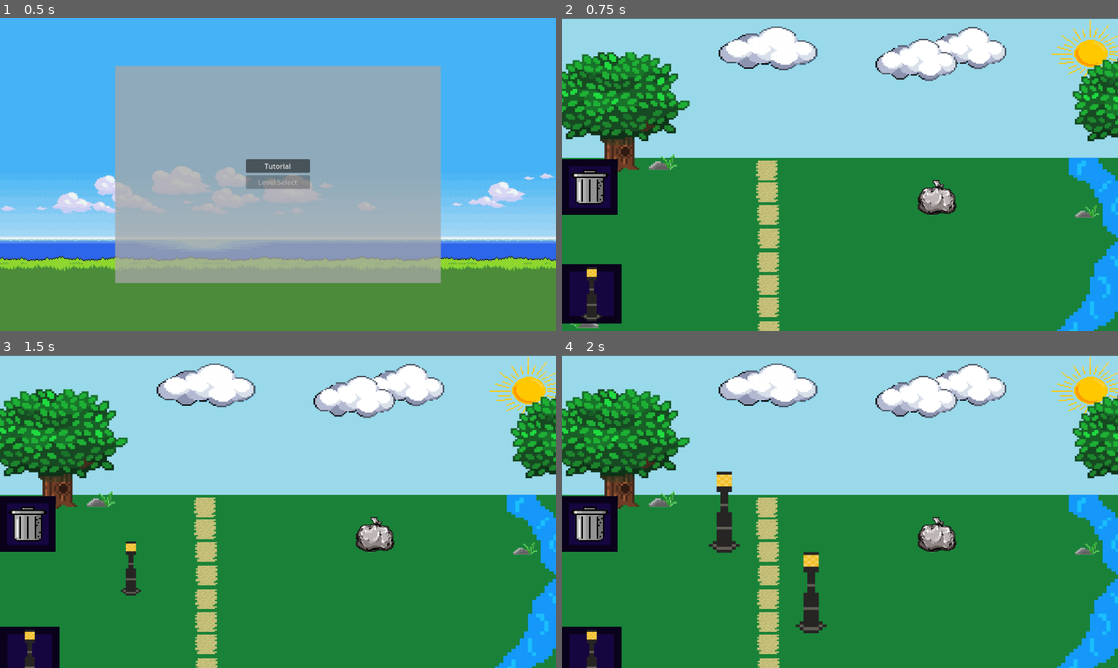
Above: before the commit, frames 1-4 (two rows, left to right).
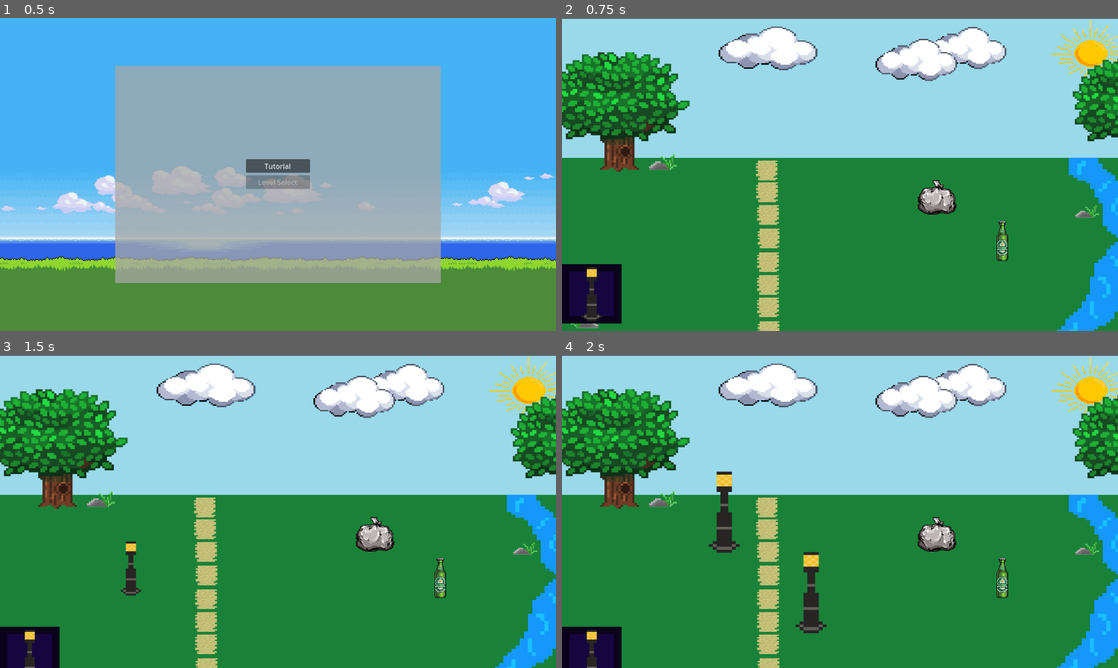
Above: after the commit, the same moments.

Repository: SkinnyJeansPear/PX-Group-2-Repo
Game: Godot game, scene res://Scenes/main_menu.tscn
The game is run twice, just before and just after one commit, with the same random seed, the same clock (stepped at 60 frames per second) and the same inputs.
Inputs (mouse positions are in pixels of both pictures, inside the frame that each line leads up to):
- Up to frame 1 (0.5 s): no input
- Up to frame 2 (0.75 s): click "Tutorial" at 0.5 s
- Up to frame 3 (1.5 s): tap Enter at 1.25 s; drag from (27, 630) to (333, 442) at 1.27 s
- Up to frame 4 (2 s): no input

Frame 1 is identical in both runs. In frame 2, 2.0% of the frame differs, in the area x 0-81%, y 45-78%; in frame 3, 2.0%; in frame 4, 2.0%.

Commit message:
Objects can now be removed
Objects that are already in the scene can now be moved to the trash

Diff:
--- a/Scenes/Levels/Test.tscn
+++ b/Scenes/Levels/Test.tscn
@@ -6,8 +6,12 @@
 [ext_resource type="Texture2D" uid="uid://bbsbys4jklfvc" path="res://Assests/Grid.png" id="2_jrtxw"]
 [ext_resource type="Texture2D" uid="uid://bqeiso0gw3hd" path="res://Assests/lamp.png" id="3_jrtxw"]
 [ext_resource type="Texture2D" uid="uid://c6g7jxggoguoa" path="res://Assests/box.png" id="3_pdb2y"]
+[ext_resource type="Script" uid="uid://brkth37eoghxi" path="res://Scripts/garbage.gd" id="3_yo840"]
+[ext_resource type="Texture2D" uid="uid://nhwpqa50j0km" path="res://Assests/Alchoholic Glass Bottle.png" id="4_6h7jm"]
 [ext_resource type="Script" uid="uid://df4dud7inlen8" path="res://Scripts/object.gd" id="4_jrtxw"]
+[ext_resource type="Script" uid="uid://bsfkcag68mmrt" path="res://Scripts/bottle.gd" id="5_eh4jw"]
 [ext_resource type="Texture2D" uid="uid://cn8ok36mjpaaa" path="res://Assests/Trash Can.png" id="8_yo840"]
+[ext_resource type="Script" uid="uid://bhirg7xwu1jd" path="res://Scripts/trash_bar.gd" id="9_tao1a"]
 
 [sub_resource type="TileSetAtlasSource" id="TileSetAtlasSource_pdb2y"]
 texture = ExtResource("2_jrtxw")
@@ -39,6 +43,17 @@
 offset_bottom = 478.0
 texture = ExtResource("2_detqq")
 expand_mode = 1
+script = ExtResource("3_yo840")
+
+[node name="Bottle" type="TextureRect" parent="CanvasLayer/DragLayer"]
+layout_mode = 0
+offset_left = 950.0
+offset_top = 450.0
+offset_right = 1078.0
+offset_bottom = 578.0
+texture = ExtResource("4_6h7jm")
+expand_mode = 1
+script = ExtResource("5_eh4jw")
 
 [node name="Background" type="TextureRect" parent="."]
 anchors_preset = 15
@@ -103,12 +118,14 @@
 anchors_preset = 0
 offset_right = 40.0
 offset_bottom = 40.0
+script = ExtResource("9_tao1a")
 
 [node name="TextureRect" type="TextureRect" parent="TrashBar"]
-layout_mode = 1
-offset_top = 325.0
-offset_right = 128.0
-offset_bottom = 453.0
+layout_mode = 0
+offset_left = 1350.0
+offset_top = 350.0
+offset_right = 1478.0
+offset_bottom = 478.0
 texture = ExtResource("3_pdb2y")
 
 [node name="Bin" type="TextureRect" parent="TrashBar/TextureRect"]
--- /dev/null
+++ b/Scripts/bottle.gd
@@ -0,0 +1,27 @@
+extends TextureRect
+
+var dragging := false
+var offset := Vector2.ZERO
+@onready var trash_bar := get_node("/root/Main/TrashBar")  # Adjust path to your TrashBar node
+
+func _gui_input(event):
+	if event is InputEventMouseButton and event.button_index == MOUSE_BUTTON_LEFT:
+		if event.pressed:
+			dragging = true
+			offset = get_global_mouse_position() - global_position
+			trash_bar.show_bar()
+		else:
+			dragging = false
+			if trash_bar.is_mouse_over_bin():
+				queue_free()
+			trash_bar.hide_bar()
+
+func _process(delta):
+	if dragging:
+		global_position = get_global_mouse_position() - offset
+
+		# Highlight bin if hovering over
+		if trash_bar.is_mouse_over_bin():
+			trash_bar.bin.modulate = Color(1, 0.5, 0.5)  # Light red tint
+		else:
+			trash_bar.bin.modulate = Color(1, 1, 1)  # Normal
--- /dev/null
+++ b/Scripts/garbage.gd
@@ -0,0 +1,27 @@
+extends TextureRect
+
+var dragging := false
+var offset := Vector2.ZERO
+@onready var trash_bar := get_node("/root/Main/TrashBar")  # Adjust path to your TrashBar node
+
+func _gui_input(event):
+	if event is InputEventMouseButton and event.button_index == MOUSE_BUTTON_LEFT:
+		if event.pressed:
+			dragging = true
+			offset = get_global_mouse_position() - global_position
+			trash_bar.show_bar()
+		else:
+			dragging = false
+			if trash_bar.is_mouse_over_bin():
+				queue_free()
+			trash_bar.hide_bar()
+
+func _process(delta):
+	if dragging:
+		global_position = get_global_mouse_position() - offset
+
+		# Highlight bin if hovering over
+		if trash_bar.is_mouse_over_bin():
+			trash_bar.bin.modulate = Color(1, 0.5, 0.5)  # Light red tint
+		else:
+			trash_bar.bin.modulate = Color(1, 1, 1)  # Normal
--- /dev/null
+++ b/Scripts/trash_bar.gd
@@ -0,0 +1,25 @@
+extends Control
+
+@onready var bin: TextureRect = $TextureRect/Bin
+@onready var hidden_pos = position
+@onready var shown_pos = position - Vector2(200, 0)  # Slide left by 200 px
+var tween: Tween
+
+func _ready():
+	visible = true
+	position = hidden_pos
+
+func show_bar():
+	if tween:
+		tween.kill()
+	tween = create_tween()
+	tween.tween_property(self, "position", shown_pos, 0.3).set_trans(Tween.TRANS_SINE).set_ease(Tween.EASE_OUT)
+
+func hide_bar():
+	if tween:
+		tween.kill()
+	tween = create_tween()
+	tween.tween_property(self, "position", hidden_pos, 0.3).set_trans(Tween.TRANS_SINE).set_ease(Tween.EASE_IN)
+
+func is_mouse_over_bin() -> bool:
+	return bin.get_global_rect().has_point(get_global_mouse_position())
Binary file added: Assests/Alchoholic Glass Bottle.png
Not shown, added: Assests/Alchoholic Glass Bottle.png.import
Not shown: 1 places in Scenes/Levels/Test.tscn that only renumber resources
Not shown, added: Scripts/bottle.gd.uid
Not shown, added: Scripts/garbage.gd.uid
Not shown, added: Scripts/trash_bar.gd.uid
